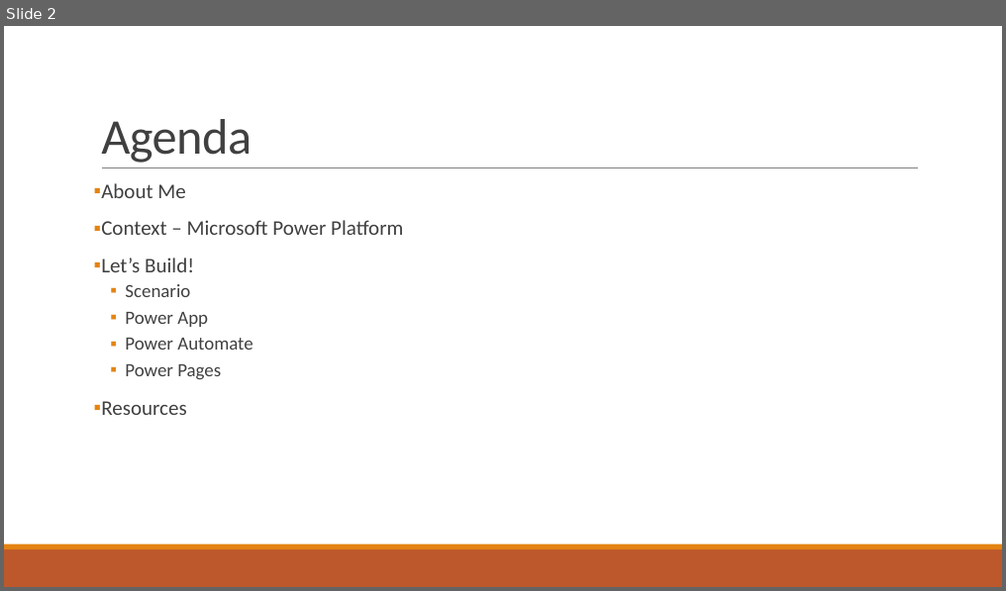
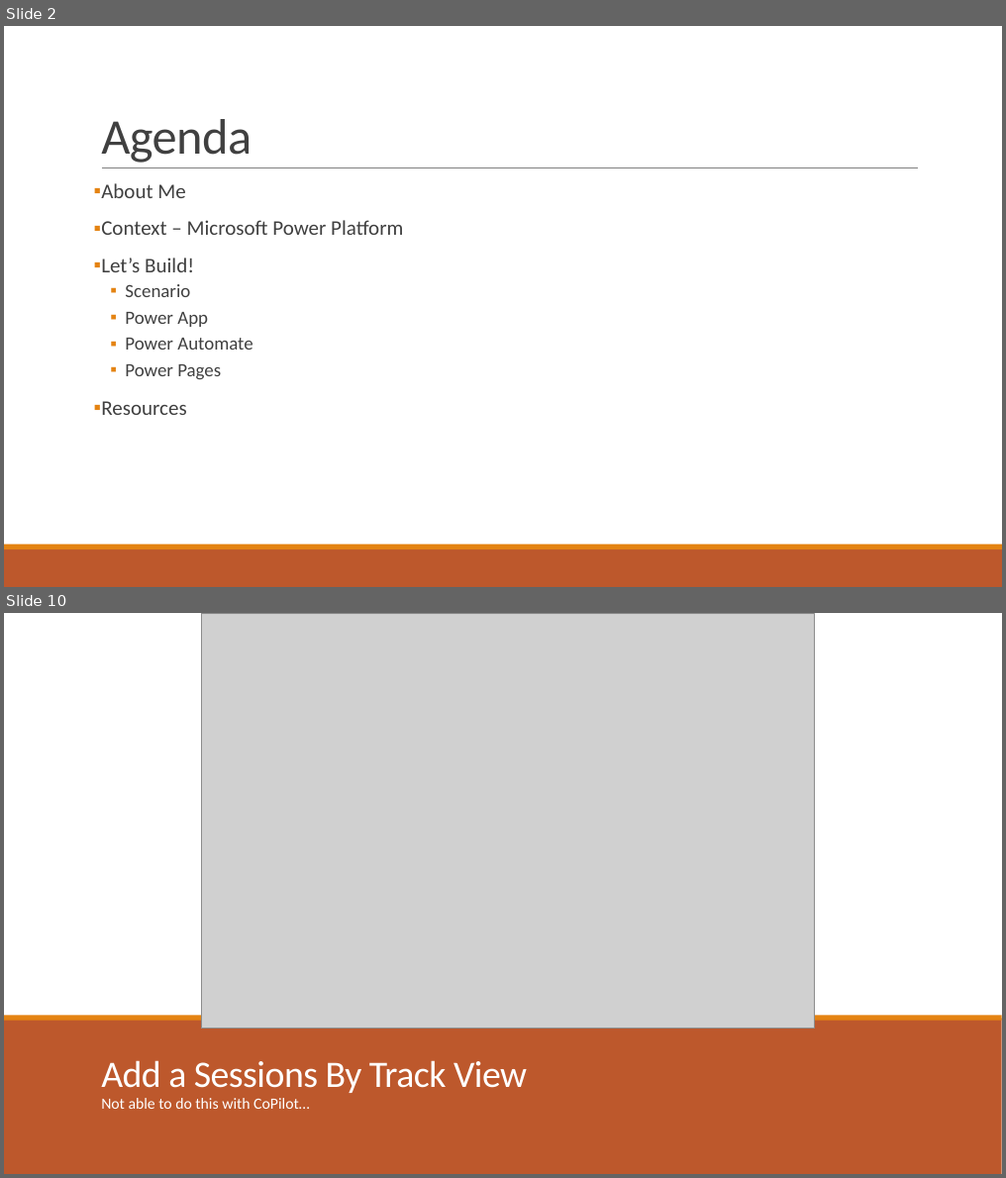
Before and after one commit to eflamm/presentations, a slide deck: Pilot to CoPilot(s).pptx. Shown one above the other, each under a label of ours: slide 2 before the commit, slides 2 and 10 after it; the slides between them are not shown. The pictures are 1006x591 and 1006x1178 pixels, drawn with LibreOffice and Linux fonts; fonts in the diff are those of the drawing; grey boxes stand for pictures. Boxes give left, top, right and bottom in pixels: in the first picture for what was removed or moved away, otherwise in the second. Text is boxed around its words. In the diff, an @@ line names an element or a change of style, - is before the commit and + after.

```diff
--- a/Pilot to CoPilot(s).pptx
+++ b/Pilot to CoPilot(s).pptx
@@ slide 10 added at (4, 613, 1002, 1174), background #FFFFFF @@
@@ picture added at (202, 613, 815, 1029) @@
@@ rectangle added at (4, 1019, 1002, 1174), fill #BD582C @@
@@ rectangle added at (4, 1016, 1002, 1021), fill #E48312 @@
@@ title added at (101, 1060, 527, 1093), 36 pt, text #FFFFFF @@
+Add a Sessions By Track View
@@ text added at (101, 1098, 309, 1109), 15 pt, text #FFFFFF @@
+Not able to do this with CoPilot…
```
Also in this commit, not shown: 11 other slides added, 1 other file.
